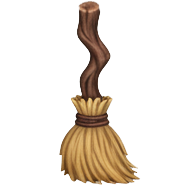
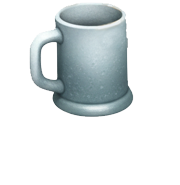
The second 180 × 185 image is a revision of the first. Changes to its layers:
showed "CreatureToken2", painted on it over [29, 2, 138, 171]
hid "CreatureToken5" over [59, 0, 141, 185]